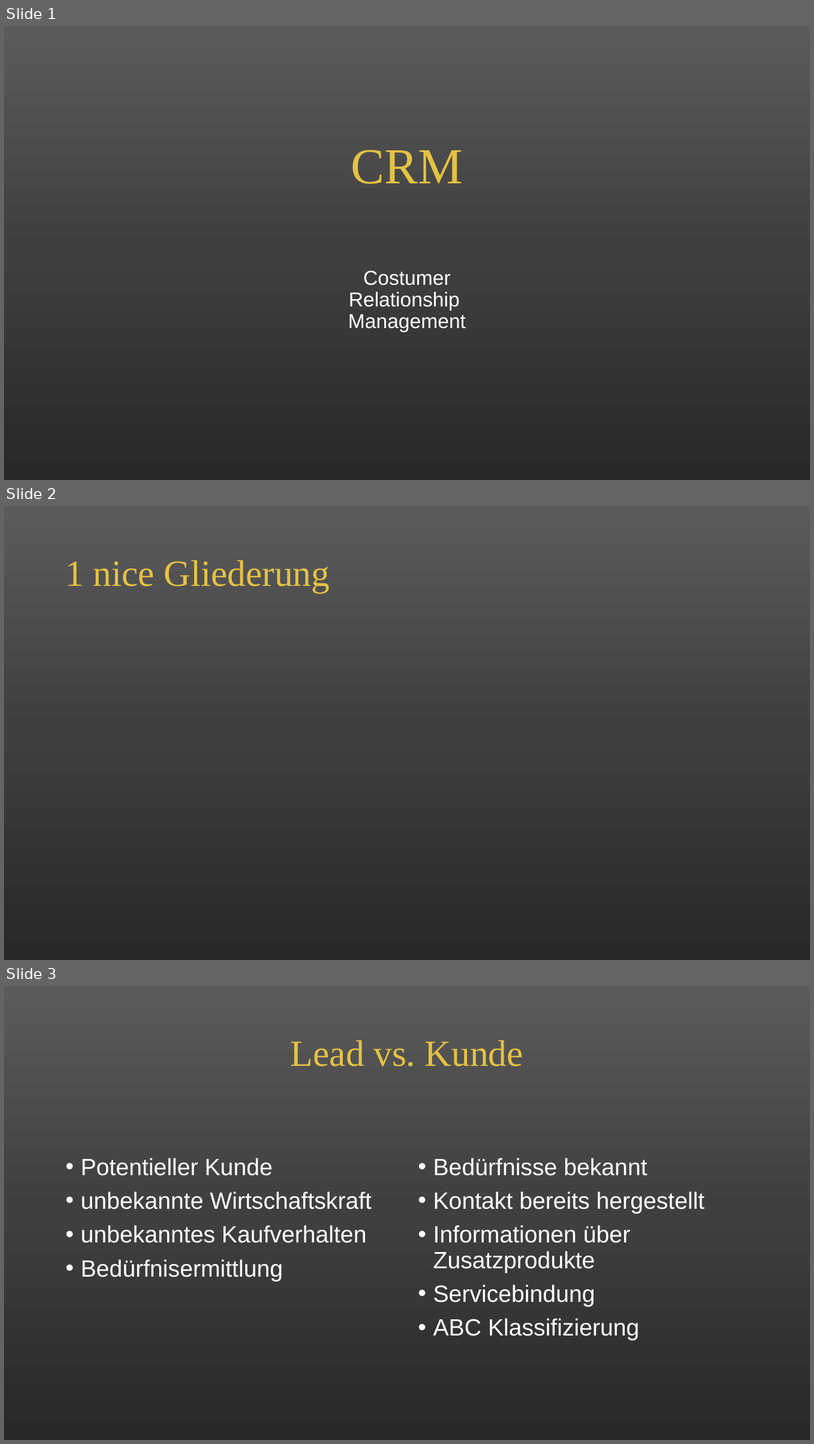
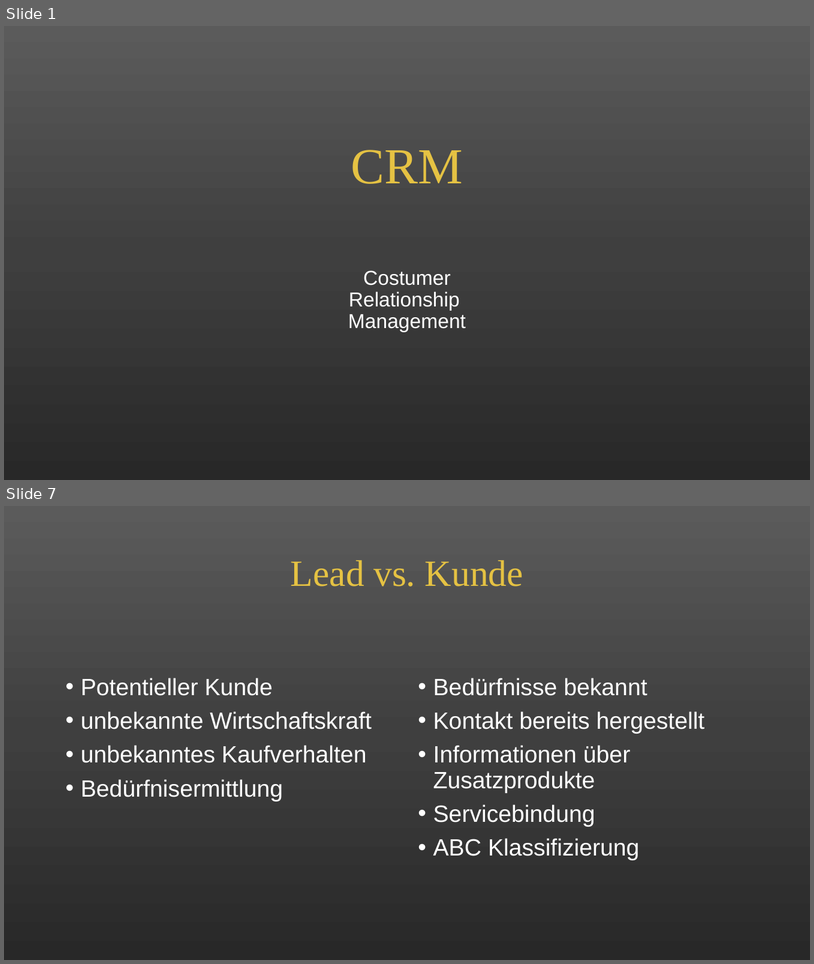
Before and after one commit to alicapr/CRM, a slide deck: CRM.pptx. Shown one above the other, each under a label of ours: slides 1, 2 and 3 before the commit, slides 1 and 7 after it; the slides between them are not shown. The pictures are 814x1444 and 814x964 pixels, drawn with LibreOffice and Linux fonts; fonts in the diff are those of the drawing. Boxes give left, top, right and bottom in pixels: in the first picture for what was removed or moved away, otherwise in the second. Text is boxed around its words. In the diff, an @@ line names an element or a change of style, - is before the commit and + after.

```diff
--- a/CRM.pptx
+++ b/CRM.pptx
@@ slide 2 removed at <box>4,506,810,960</box>, background gradient #5B5B5B to #404040 to #292929 @@
@@ title removed at <box>65,560,330,592</box> @@
-1 nice Gliederung
@@ what was slide 3 is now slide 7 @@
```
Also in this commit, not shown: 1 slide changed, 2 slides added.
